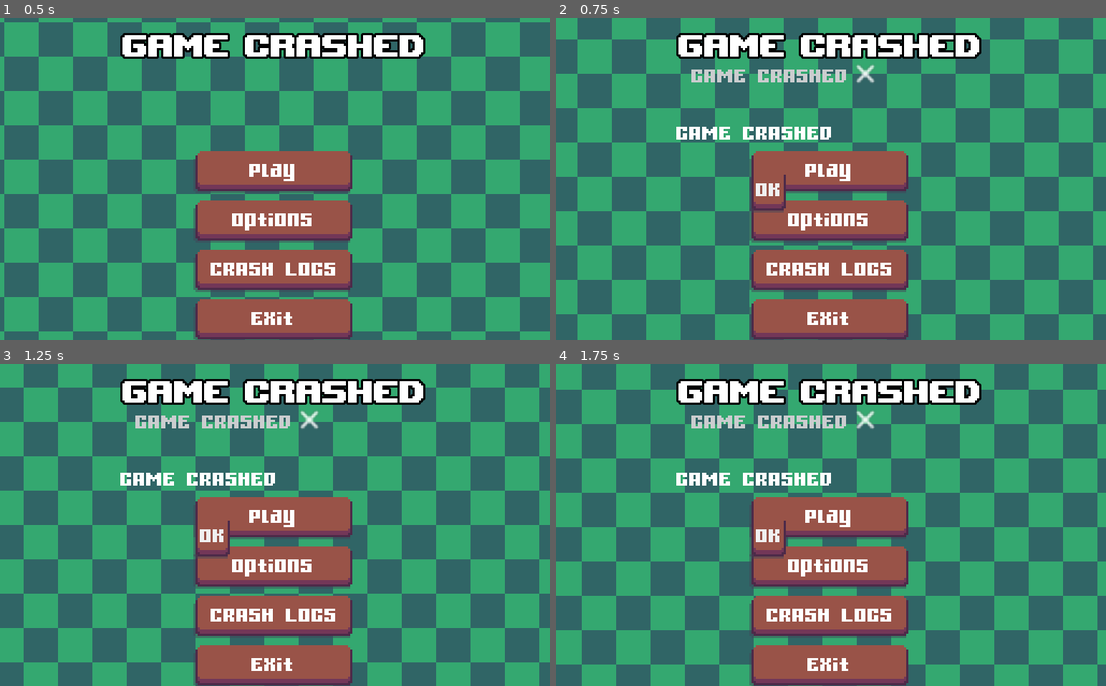
Above: before the commit, frames 1-4 (two rows, left to right).
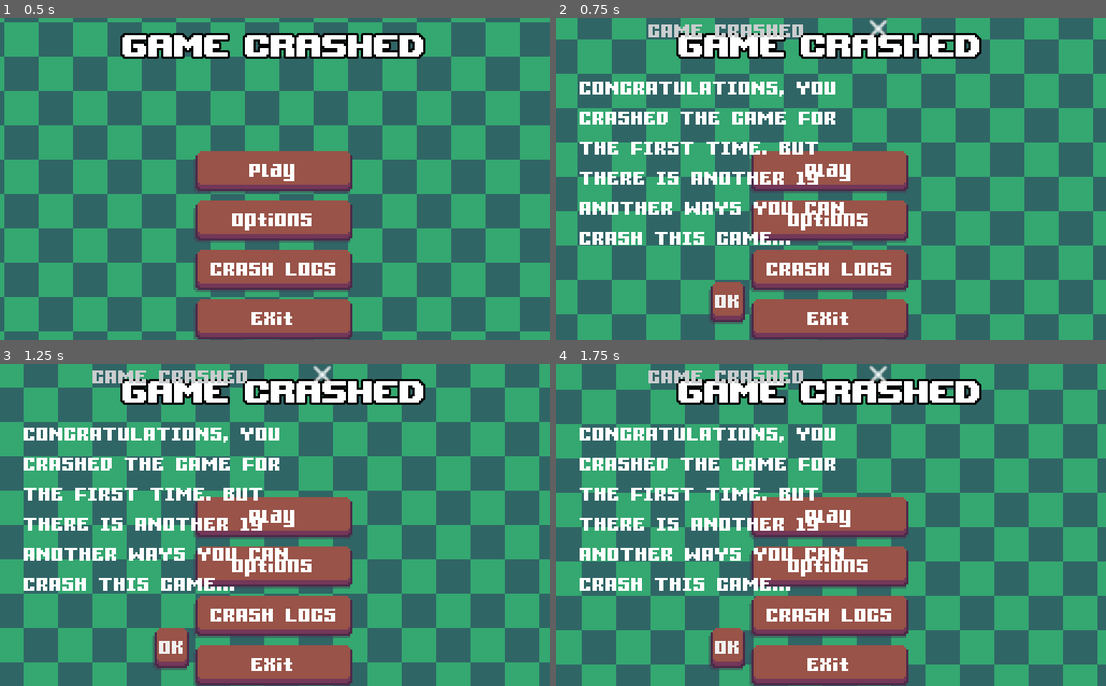
Above: after the commit, the same moments.

Repository: JosefAmbruz/Game-Crashed
Game: Godot game, scene res://src/levels/Main.tscn
The game is run twice, just before and just after one commit, with the same random seed, the same clock (stepped at 60 frames per second) and the same inputs.
Inputs:
- Up to frame 1 (0.5 s): no input
- Up to frame 2 (0.75 s): click "Play" at 0.5 s
- Up to frame 3 (1.25 s): no input
- Up to frame 4 (1.75 s): click "Play" at 1.25 s

Frame 1 is identical in both runs. In frame 2, 9.2% of the frame differs, in the area x 4-61%, y 0-96%; in frame 3, 9.3%; in frame 4, 9.3%.

Commit message:
popup automatized

Diff:
--- a/src/levels/Main.gd
+++ b/src/levels/Main.gd
@@ -5,7 +5,7 @@
 
 
 func _on_Play_button_up() -> void:
-	GameCrashes.instance_crash_popup("game crashed").popup()
+	GameCrashes.instance_crash_popup("game crashed", "congratulations, you crashed the game for the first time. but there is another %s another ways you can crash this game..." % str(int(GameCrashes.crash_count) -1), "#001").popup()
 
 #####Menu Buttons#####
 func _on_Options_button_up() -> void:
--- a/src/levels/Main.tscn
+++ b/src/levels/Main.tscn
@@ -106,24 +106,6 @@
 margin_bottom = 93.0
 theme = ExtResource( 3 )
 text = "Exit"
-
-[node name="001" type="AcceptDialog" parent="."]
-visible = true
-anchor_left = 0.5
-anchor_top = 0.5
-anchor_right = 0.5
-anchor_bottom = 0.5
-margin_left = -82.5
-margin_top = -39.5
-margin_right = 82.5
-margin_bottom = 39.5
-window_title = "Game crashed!"
-resizable = true
-dialog_text = "You found the first crash.
-Find 49 more!"
-__meta__ = {
-"_edit_use_anchors_": false
-}
 [connection signal="button_up" from="UI/VBoxContainer/Buttons/Play" to="." method="_on_Play_button_up"]
 [connection signal="button_up" from="UI/VBoxContainer/Buttons/Options" to="." method="_on_Options_button_up"]
 [connection signal="button_up" from="UI/VBoxContainer/Buttons/CrashLogs" to="." method="_on_CrashLogs_button_up"]
--- a/src/levels/game_crashes.gd
+++ b/src/levels/game_crashes.gd
@@ -24,12 +24,18 @@
 	"#020" : false,		#20
 }
 
+var crash_count = len(crash_list.keys())
+
 func instance_crash_popup(title = "game crashed", text = "game crashed", id = "#000") -> AcceptDialog:
 	var popup = AcceptDialog.new()
-	popup.set_position(Vector2(45.5, 35.5))
+	popup.set_position(Vector2(0, 25))
 	popup.set_title(title.to_upper())
 	popup.set_text(text.to_upper())
+	popup.set_resizable(true)
+	popup.set_autowrap(true)
+	popup.set_custom_minimum_size(Vector2(160,0))
 	get_parent().add_child(popup)
+	crash_list[id] = true
 	return popup
 
 func _ready():
Not shown, added: assets/popup
